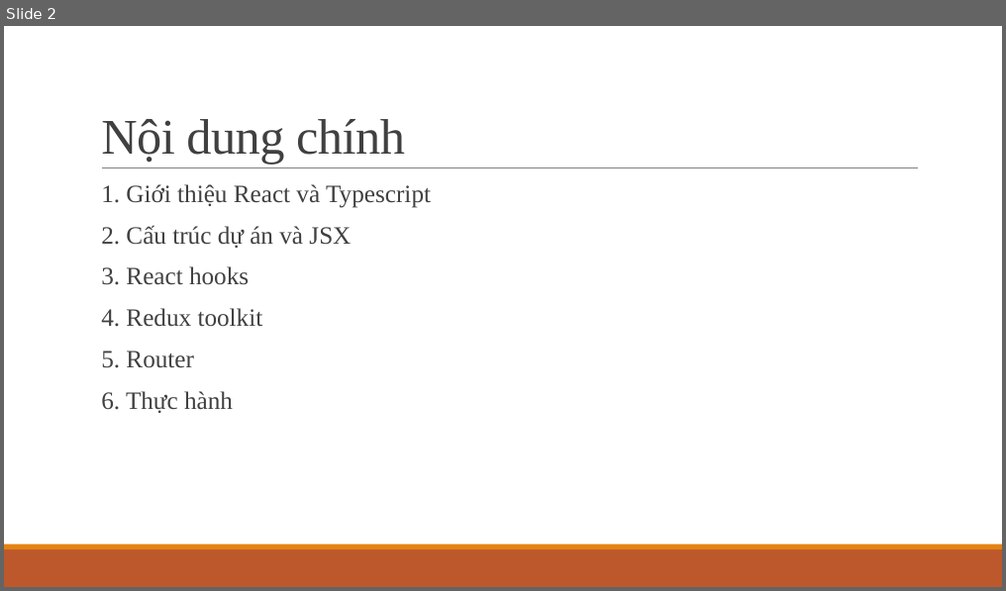
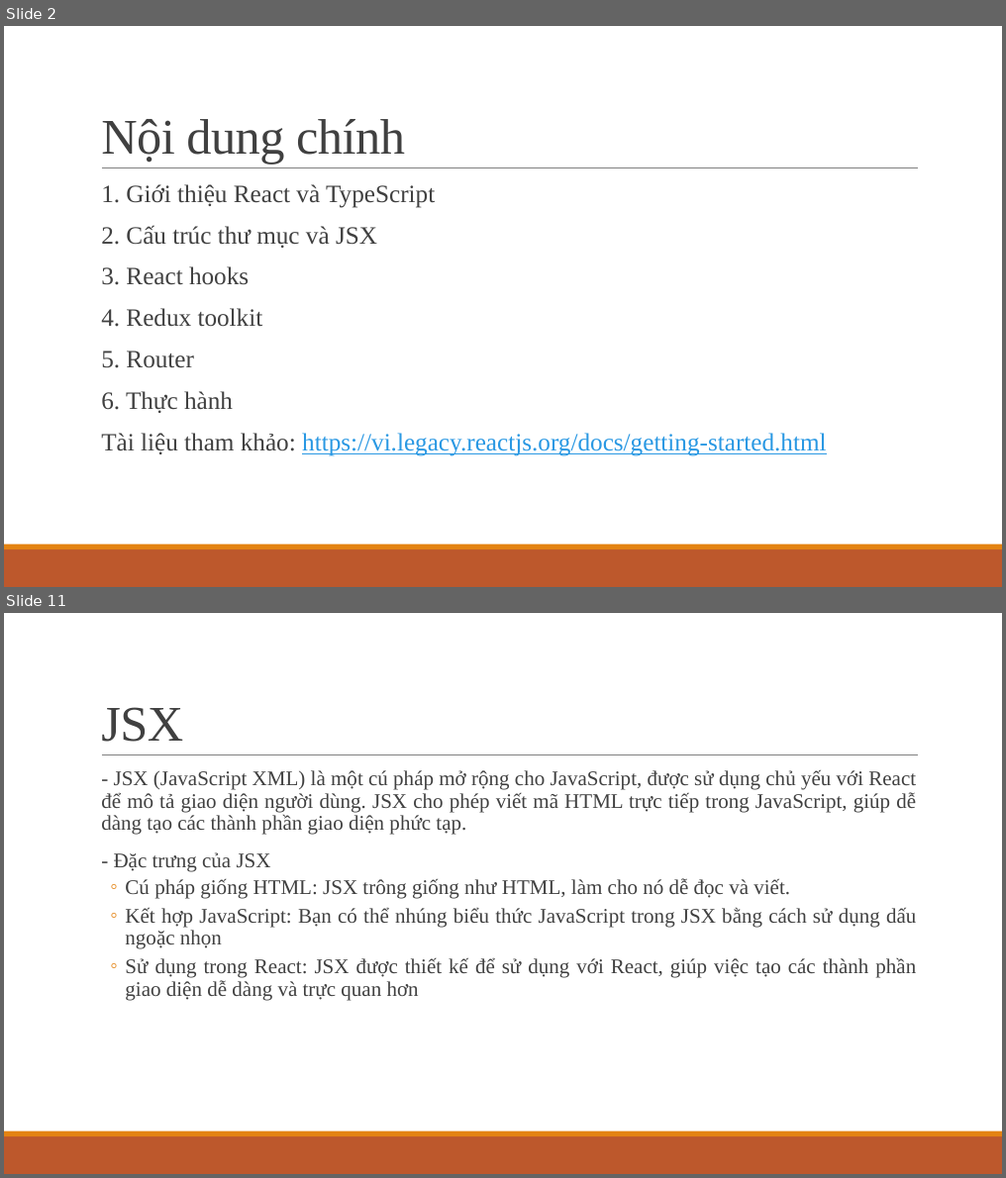
Before and after one commit to ddinhftieens/tranning-react, a slide deck: react_ts.pptx. Shown one above the other, each under a label of ours: slide 2 before the commit, slides 2 and 11 after it; the slides between them are not shown. The pictures are 1006x591 and 1006x1178 pixels, drawn with LibreOffice and Linux fonts; fonts in the diff are those of the drawing. Boxes give left, top, right and bottom in pixels: in the first picture for what was removed or moved away, otherwise in the second. Text is boxed around its words. In the diff, an @@ line names an element or a change of style, - is before the commit and + after.

```diff
--- a/react_ts.pptx
+++ b/react_ts.pptx
@@ slide 11 added at box(4, 613, 1002, 1174), background #FFFFFF; not listed: 3 template elements that a slide beside it also shows @@
@@ title added at box(101, 707, 183, 742), 48 pt, text #404040 @@
+JSX
@@ text added at box(101, 769, 916, 1001), 20 pt, text #404040 @@
+  - JSX (JavaScript XML) là một cú pháp mở rộng cho JavaScript, được sử dụng chủ yếu với React để mô tả giao diện người dùng. JSX cho phép viết mã HTML trực tiếp trong JavaScript, giúp dễ dàng tạo các thành phần giao diện phức tạp.
+  - Đặc trưng của JSX
+  ◦ Cú pháp giống HTML: JSX trông giống như HTML, làm cho nó dễ đọc và viết.
+  ◦ Kết hợp JavaScript: Bạn có thể nhúng biểu thức JavaScript trong JSX bằng cách sử dụng dấu ngoặc nhọn
+  ◦ Sử dụng trong React: JSX được thiết kế để sử dụng với React, giúp việc tạo các thành phần giao diện dễ dàng và trực quan hơn
@@ slide 2 changed as well @@
@@ text at box(101, 184, 435, 248): text changed @@
-  1. Giới thiệu React và Typescript
-  2. Cấu trúc dự án và JSX
+  1. Giới thiệu React và TypeScript
+  2. Cấu trúc thư mục và JSX
@@ text at box(101, 433, 826, 457): paragraph added @@
+  Tài liệu tham khảo: https://vi.legacy.reactjs.org/docs/getting-started.html
```
Also in this commit, not shown: 6 other slides changed, 18 other slides added, 2 other files.
